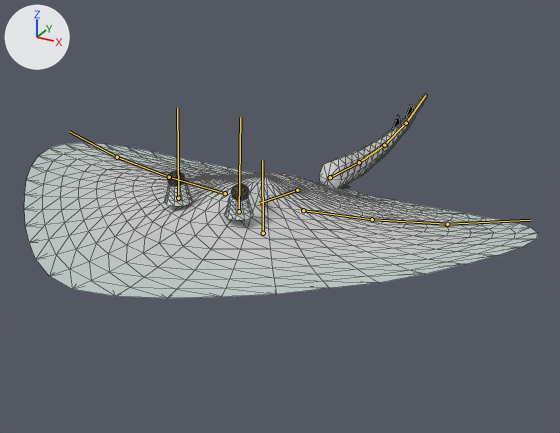
What one commit did to the glTF model assets/creatures/glass_skate/glass_skate.glb.
Both versions are drawn from a 50 mm lens placed at (0.957, -1.647, 1.294), pointed at (-0.052, 0.187, 0.376). Lighting does not change. The marker at upper left points along +X, +Y and +Z. The older version comes first. Both versions are drawn at frame 11 of the action 'attack'; the numbers are the values there. The bones that bend it are drawn over the model as lines. Mesh edges are drawn as thin lines.

In view in the first picture: 'glass_skate'.
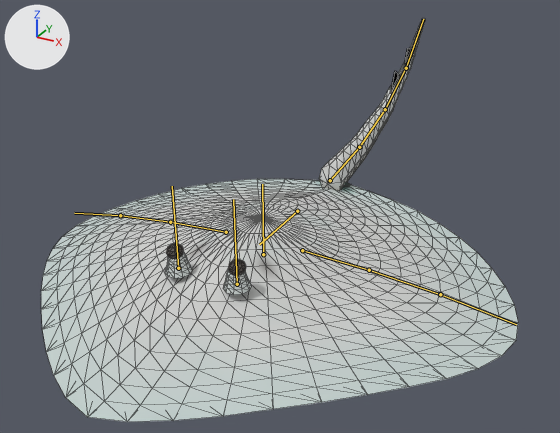
What the commit changed:
Bone 'root' (bone_root) moves from (0.0, 0.41, 0.0) to (0.0, 0.345, 0.0).
Bone 'body' (bone_body) turns from (10, 0, 0) to (-4, 0, 0) degrees about its own x, y and z.
Bone 'disc_l0' (bone_disc_l0) turns from (4, 0, 0) to (-3, 0, 0) degrees about its own x, y and z.
Bone 'disc_l1' (bone_disc_l1) turns from (4, 0, 0) to (-3, 0, 0) degrees about its own x, y and z.
Bone 'disc_l2' (bone_disc_l2) turns from (6, 0, 0) to (-3, 0, 0) degrees about its own x, y and z.
Bone 'eye_l' (bone_eye_l) turns from (6, 0, 0) to (-3, 0, 0) degrees about its own x, y and z.
Bone 'disc_r0' (bone_disc_r0) turns from (4, 0, 0) to (-3, 0, 0) degrees about its own x, y and z.
Bone 'disc_r1' (bone_disc_r1) turns from (4, 0, 0) to (-3, 0, 0) degrees about its own x, y and z.
Bone 'disc_r2' (bone_disc_r2) turns from (6, 0, 0) to (-3, 0, 0) degrees about its own x, y and z.
Bone 'eye_r' (bone_eye_r) turns from (6, 0, 0) to (-3, 0, 0) degrees about its own x, y and z.
Bone 'tail0' (bone_tail0) turns from (4, 0, 0) to (7, 0, 0) degrees about its own x, y and z.
Bone 'tail1' (bone_tail1) turns from (6, 0, 0) to (9, 0, 0) degrees about its own x, y and z.
Bone 'tail2' (bone_tail2) turns from (7, 0, 0) to (11, 0, 0) degrees about its own x, y and z.
Bone 'tail3' (bone_tail3) turns from (9, 0, 0) to (14, 0, 0) degrees about its own x, y and z.

Where the change shows, as pixel boxes (x1, y1, x2, y2) in the pictures (560 x 433 px):
'glass_skate', posed (7% narrower, 98% taller): before (24, 94, 537, 298); after (41, 18, 518, 422)
bone 'root', root to tip: before (263, 233) to (262, 160); after (263, 254) to (262, 184)
bone 'body', root to tip: before (297, 190) to (259, 203); after (297, 211) to (259, 244)
bone 'disc_l0', root to tip: before (303, 210) to (372, 219); after (302, 250) to (369, 270)
bone 'disc_l1', root to tip: before (372, 219) to (447, 224); after (369, 270) to (440, 294)
bone 'disc_l2', root to tip: before (447, 224) to (530, 220); after (440, 294) to (516, 324)
bone 'eye_l', root to tip: before (239, 211) to (240, 117); after (237, 284) to (233, 199)
bone 'disc_r0', root to tip: before (225, 193) to (169, 177); after (226, 232) to (170, 222)
bone 'disc_r1', root to tip: before (169, 177) to (117, 157); after (170, 222) to (120, 215)
bone 'disc_r2', root to tip: before (117, 157) to (69, 131); after (120, 215) to (74, 213)
bone 'eye_r', root to tip: before (178, 198) to (177, 107); after (178, 268) to (172, 186)
bone 'tail0', root to tip: before (330, 177) to (359, 162); after (330, 180) to (359, 147)
bone 'tail1', root to tip: before (359, 162) to (384, 145); after (359, 147) to (385, 109)
bone 'tail2', root to tip: before (384, 145) to (406, 123); after (385, 109) to (406, 68)
bone 'tail3', root to tip: before (406, 123) to (425, 95); after (406, 68) to (423, 19)
